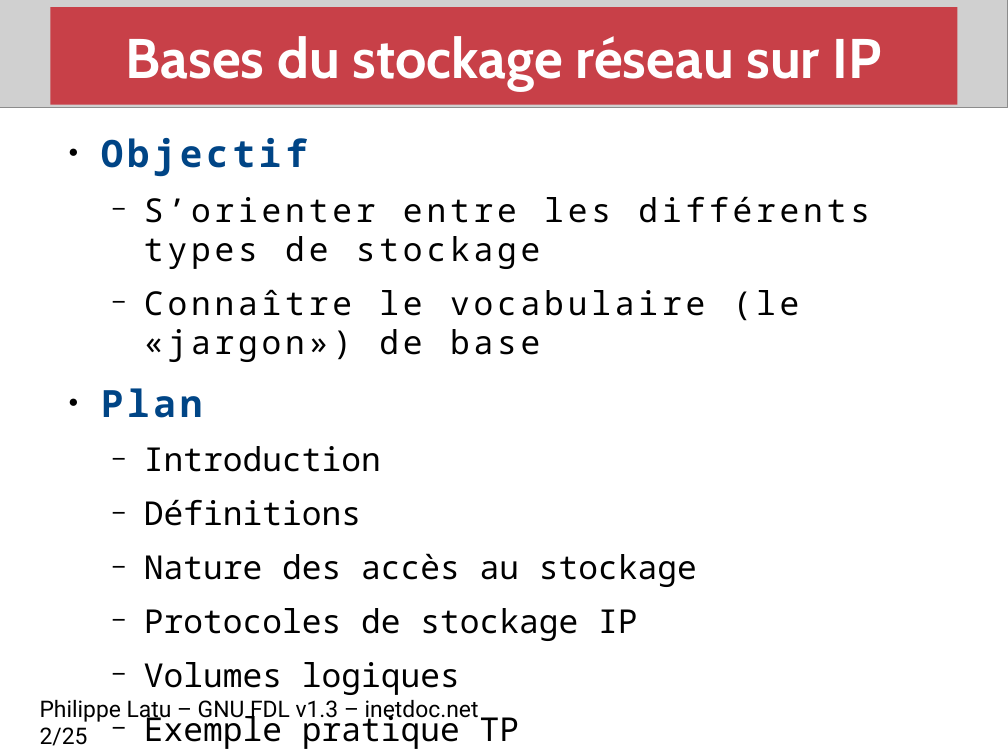
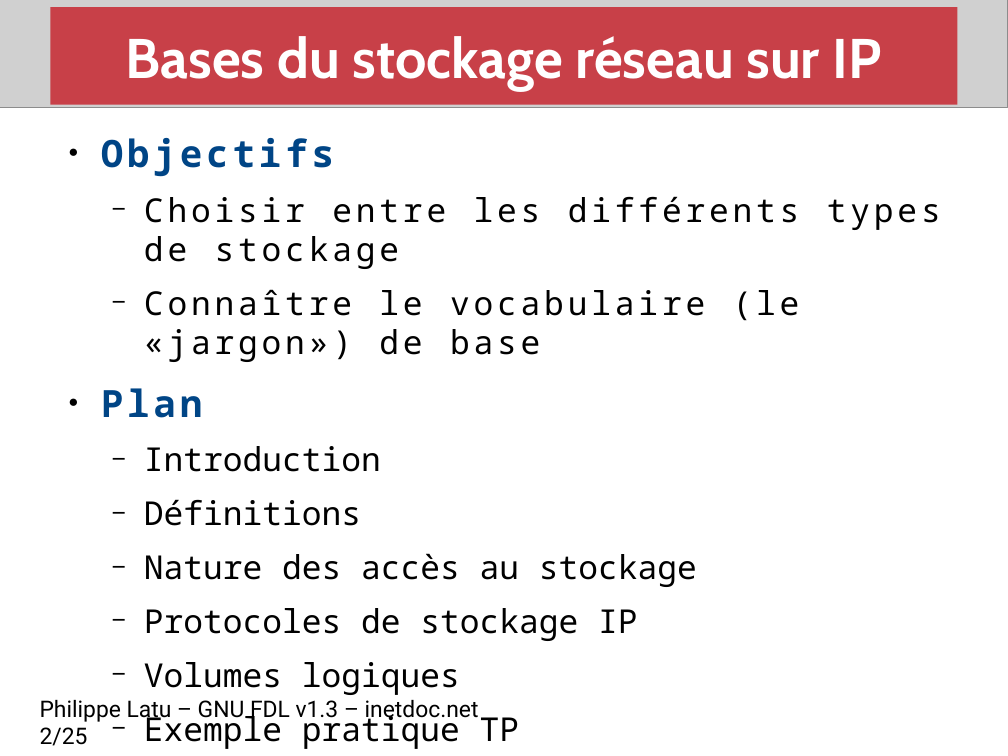
Before and after one commit to platu/inetdoc, a slide deck: slide 2 of presentations/net-storage/net-storage.odp. Drawn at 1008x756 pixels with LibreOffice and Linux fonts; fonts in the diff are those of the drawing; grey boxes stand for pictures. Boxes give left, top, right and bottom in pixels: in the first picture for what was removed or moved away, otherwise in the second. Text is boxed around its words. In the diff, an @@ line names an element or a change of style, - is before the commit and + after.

Commit message:
Corrections typos objectifs

```diff
--- a/presentations/net-storage/net-storage.odp
+++ b/presentations/net-storage/net-storage.odp
@@ text at <box>101,138,941,269</box>: text changed @@
-● Objectif
-  − S’orienter entre les différents types de stockage
+● Objectifs
+  − Choisir entre les différents types de stockage
```
